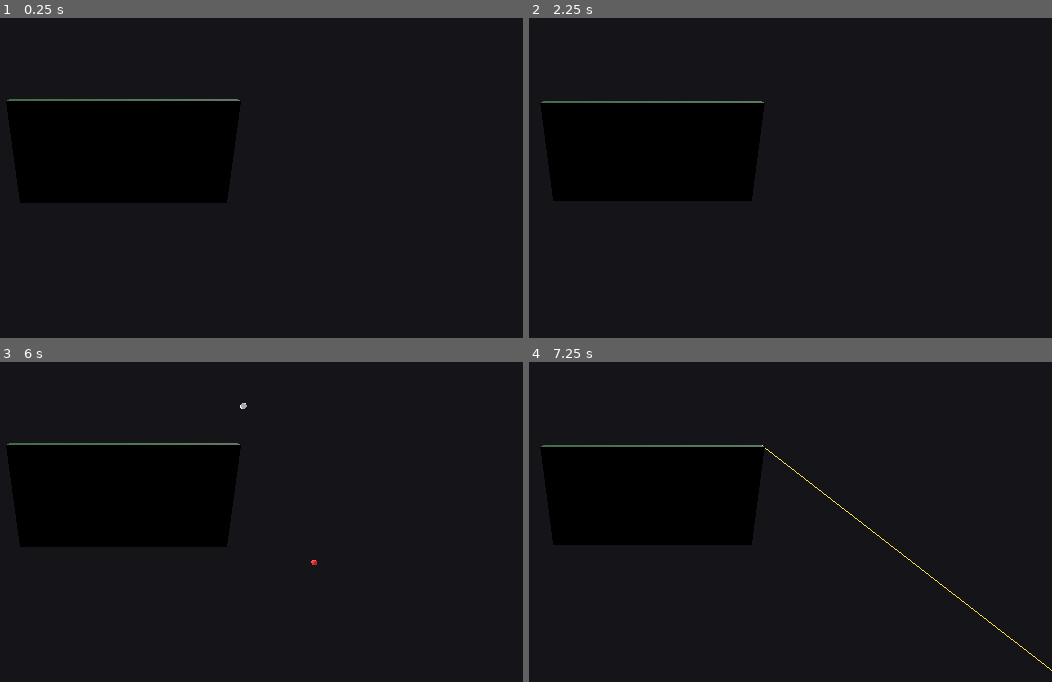
Above: before the commit, frames 1-4 (two rows, left to right).
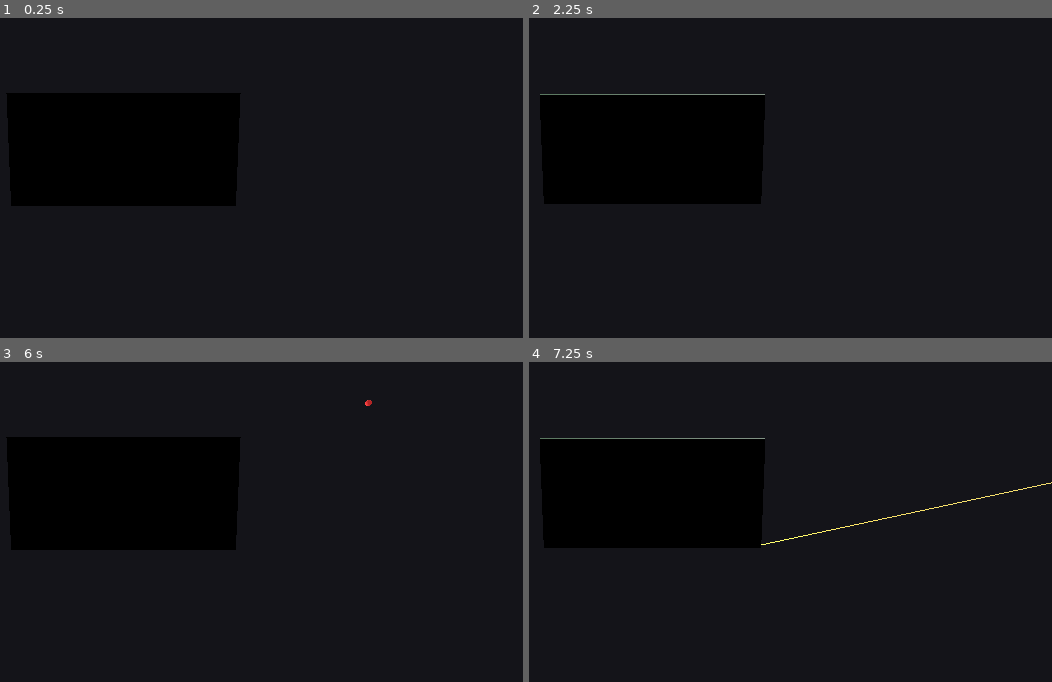
Above: after the commit, the same moments.

Repository: zhawei98213/pool8Ball
Game: Godot game, scene res://scenes/Main.tscn
Same seed, same stepped clock (60 frames per second), same inputs: the game is played once before the commit and once after it.
Inputs (mouse positions are in pixels of both pictures, inside the frame that each line leads up to):
- Up to frame 1 (0.25 s): no input
- Up to frame 2 (2.25 s): tap Enter at 0.5 s; move the mouse to (827, 120) at 0.52 s; hold B (place_mode) 0.53-1.25 s; click (827, 120) at 0.67 s; tap R (reset_balls) at 1.25, 2 s; drag from (outside the picture) to (612, 232) at 1.27 s; move the mouse to (732, 43) at 2.02 s; hold Mouse wheel down (zoom_out) from 2.03 s (still down); click (732, 43) at 2.17 s
- Up to frame 3 (6 s): release Mouse wheel down (zoom_out) at 2.75 s; tap R (reset_balls) at 2.75, 3.5, 4.25 s; drag from (83, 576) to (outside the picture) at 2.77 s; move the mouse to (360, 554) at 3.52 s; hold Mouse wheel up (zoom_in) 3.53-4.25 s; click (360, 554) at 3.67 s; drag from (outside the picture) to (5, 374) at 4.27 s; move the mouse to (162, 486) at 5.02 s; hold B (place_mode) 5.03-5.75 s; click (162, 486) at 5.17 s; drag from (5, 374) to (outside the picture) at 5.77 s
- Up to frame 4 (7.25 s): move the mouse to (827, 464) at 6.52 s; hold Mouse wheel down (zoom_out) from 6.53 s (still down); click (827, 464) at 6.67 s

The runs differ from the first frame. In frame 1, 2.0% of the frame differs, in the area x 1-47%, y 23-59%; in frame 2, 2.2%; in frame 3, 2.1%; in frame 4, 2.5%, in the area x 2-100%, y 23-97%.

Commit message:
Switch to high top-down camera view

Diff:
--- a/scenes/Main.tscn
+++ b/scenes/Main.tscn
@@ -69,11 +69,12 @@
 
 
 [node name="CameraRig" type="Node3D" parent="."]
-position = Vector3(0, 0.35, 0)
+position = Vector3(0, 0.6, 0)
 script = ExtResource("1")
 
 [node name="Camera3D" type="Camera3D" parent="CameraRig"]
 current = true
+fov = 60.0
 
 [node name="Table" type="StaticBody3D" parent="."]
 position = Vector3(0, -0.05, 0)
--- a/scripts/CameraOrbit.gd
+++ b/scripts/CameraOrbit.gd
@@ -1,15 +1,15 @@
 extends Node3D
 
-@export var distance := 3.8
-@export var min_distance := 1.8
-@export var max_distance := 7.0
+@export var distance := 5.0
+@export var min_distance := 2.5
+@export var max_distance := 9.0
 @export var yaw_speed := 0.01
 @export var pitch_speed := 0.01
 @export var min_pitch := deg_to_rad(-10.0)
 @export var max_pitch := deg_to_rad(60.0)
 
 var _yaw := 0.0
-var _pitch := deg_to_rad(70.0)
+var _pitch := deg_to_rad(82.0)
 var _orbiting := false
 
 @onready var _camera: Camera3D = $Camera3D
